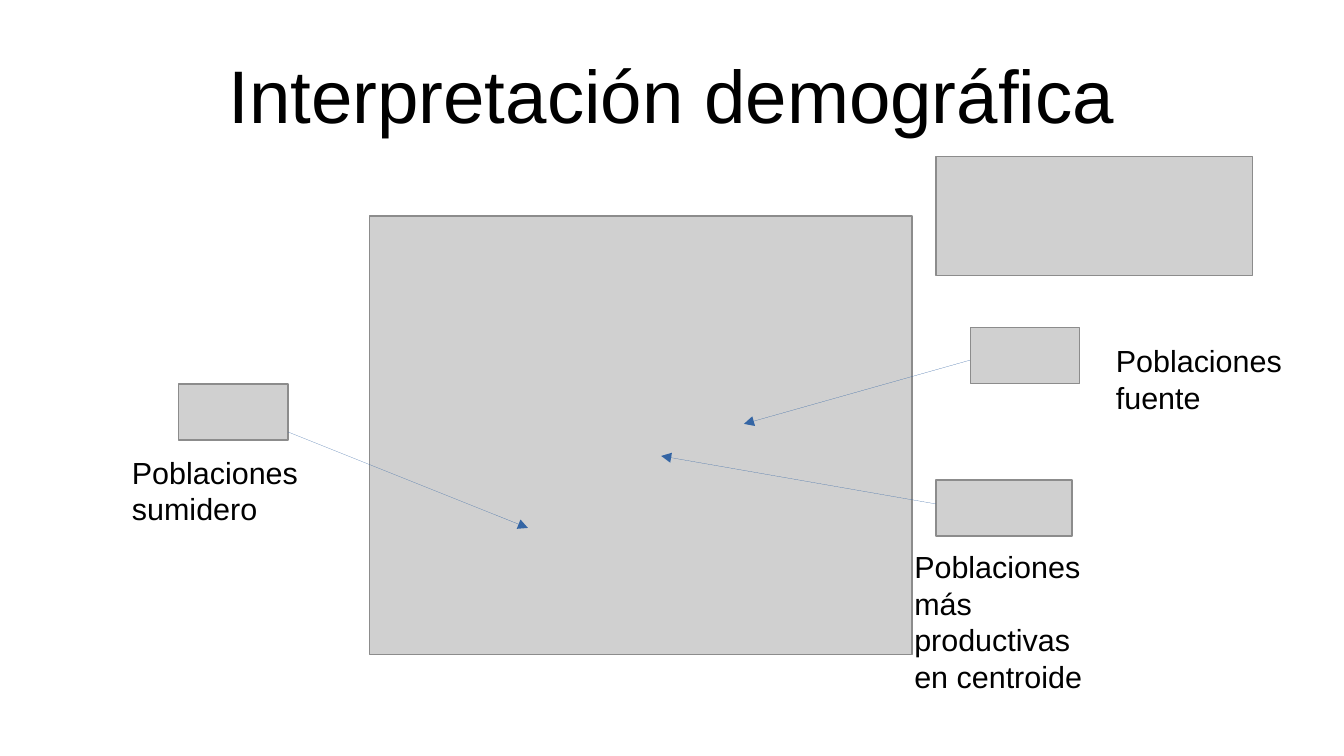
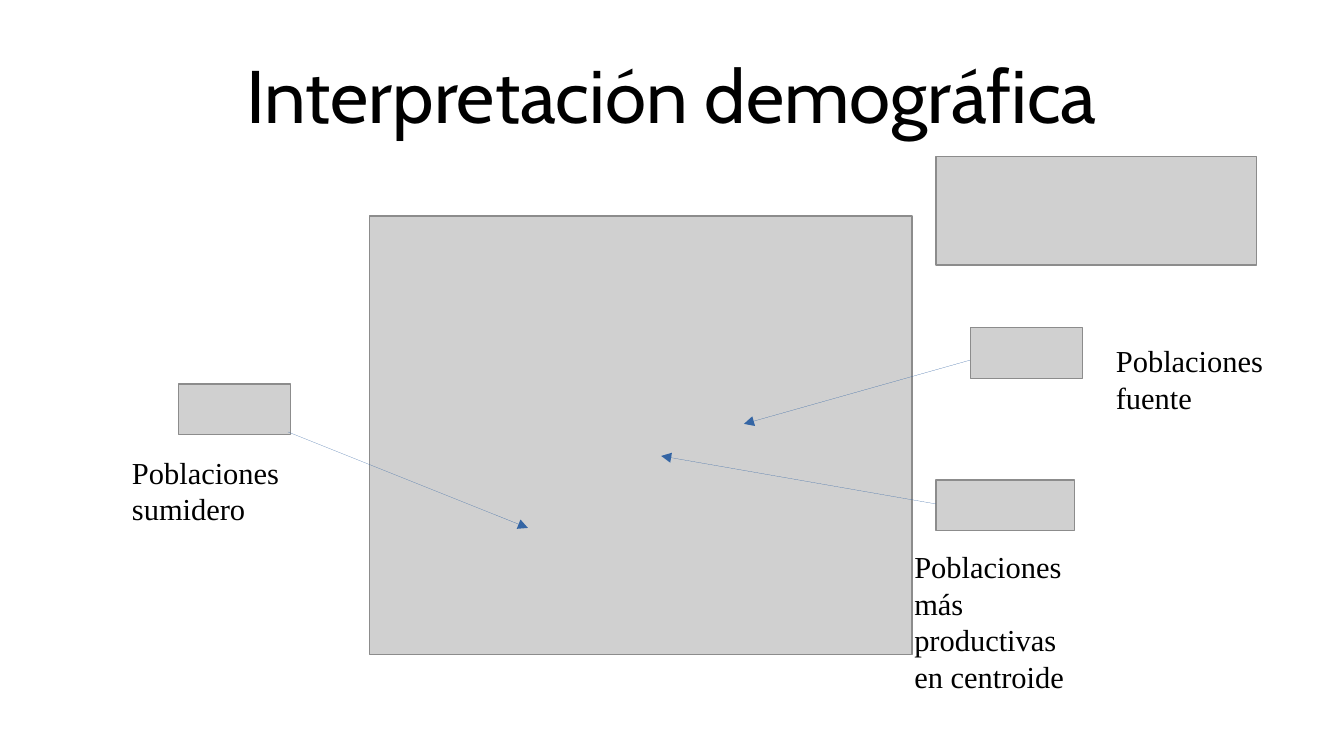
Before and after one commit to gerardommc/Ecologia-Teorica-II, a slide deck: slide 4 of Nicho/Caso-correlativo.odp. Drawn at 1344x756 pixels with LibreOffice and Linux fonts; fonts in the diff are those of the drawing; grey boxes stand for pictures. Boxes give left, top, right and bottom in pixels: in the first picture for what was removed or moved away, otherwise in the second. Text is boxed around its words. In the diff, an @@ line names an element or a change of style, - is before the commit and + after.

```diff
--- a/Nicho/Caso-correlativo.odp
+++ b/Nicho/Caso-correlativo.odp
@@ title "Interpretación demográfica" at (246,67,1097,139): font Arial to Cabin @@
@@ picture: place and size @@
-picture at (937,156,1253,276)
+picture at (937,156,1257,265)
@@ picture: place and size @@
-picture at (971,328,1081,384)
+picture at (971,328,1082,378)
@@ picture: place and size @@
-picture at (179,384,289,440)
+picture at (179,384,290,434)
@@ picture: place and size @@
-picture at (937,481,1073,537)
+picture at (937,481,1076,531)
@@ font Arial to Times New Roman in 3 elements at (132,463,279,521), (1116,351,1263,410), (914,557,1064,689) @@
```
Also in this commit, not shown: 3 other slides changed, 6 other files.
